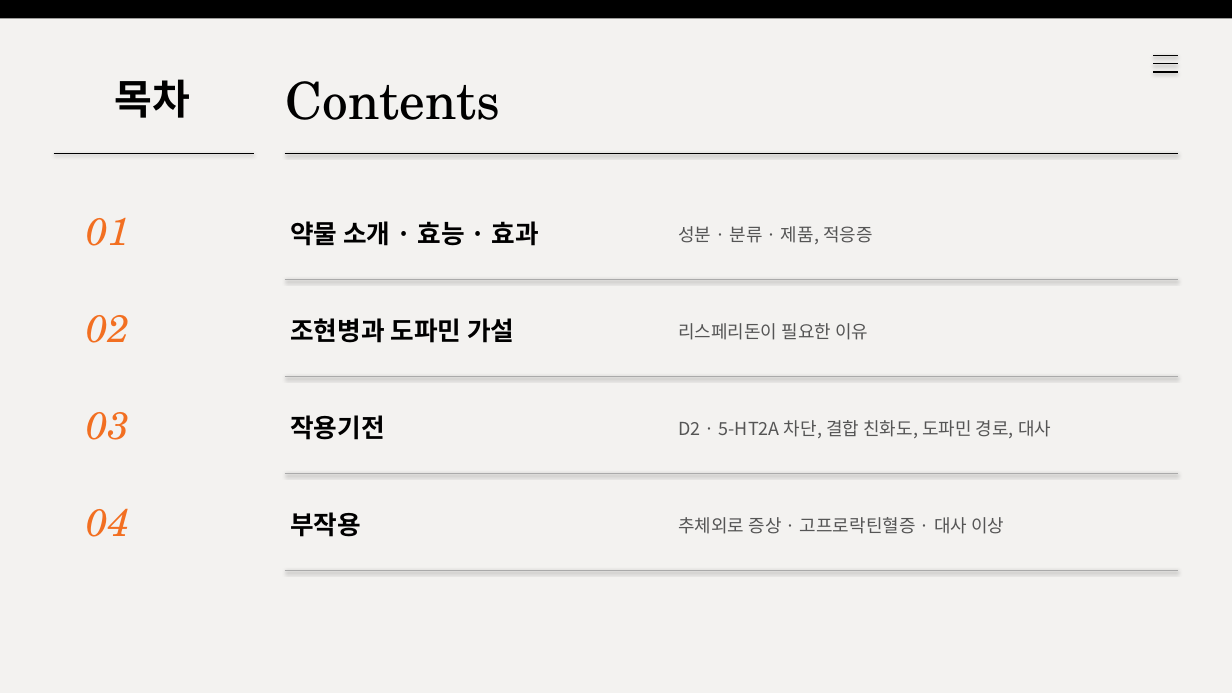
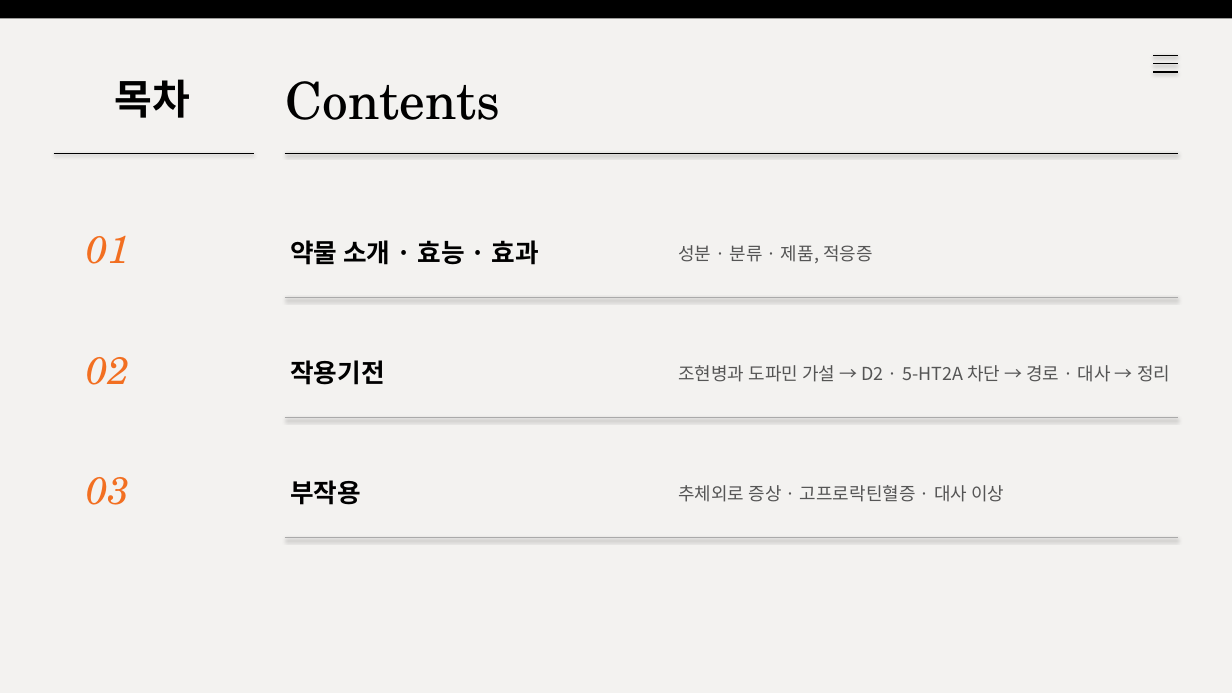
Before and after one commit to wlwl991123-prog/webtoon-app, a slide deck: slide 2 of risperidone.pptx. Drawn at 1232x693 pixels with LibreOffice and Linux fonts; fonts in the diff are those of the drawing. Boxes give left, top, right and bottom in pixels: in the first picture for what was removed or moved away, otherwise in the second. Text is boxed around its words. In the diff, an @@ line names an element or a change of style, - is before the commit and + after.

```diff
--- a/risperidone.pptx
+++ b/risperidone.pptx
@@ 3 texts, 1 line: place and size @@
-3 texts, 1 line at [87, 218, 1178, 279]
+3 texts, 1 line at [87, 236, 1178, 298]
@@ text removed at [290, 318, 514, 343] @@
-조현병과 도파민 가설
@@ text "02": place and size @@
-text "02" at [87, 315, 130, 343]
+text "02" at [87, 357, 130, 385]
@@ text "작용기전": place and size @@
-text "작용기전" at [290, 415, 385, 440]
+text "작용기전" at [290, 360, 385, 385]
@@ text at [678, 365, 1170, 382]: text changed @@
-리스페리돈이 필요한 이유
+조현병과 도파민 가설 → D2 · 5-HT2A 차단 → 경로 · 대사 → 정리
@@ line moved from (285, 376) - (1178, 376) to (285, 418) - (1178, 418) @@
@@ text removed at [678, 420, 1051, 438] @@
-D2 · 5-HT2A 차단, 결합 친화도, 도파민 경로, 대사
@@ text "03": place and size @@
-text "03" at [87, 412, 130, 440]
+text "03" at [87, 477, 130, 505]
@@ text "부작용": place and size @@
-text "부작용" at [290, 512, 361, 537]
+text "부작용" at [290, 480, 361, 505]
@@ text "추체외로 증상 · 고프로락틴혈증 · ...": place and size @@
-text "추체외로 증상 · 고프로락틴혈증 · ..." at [678, 517, 1004, 534]
+text "추체외로 증상 · 고프로락틴혈증 · ..." at [678, 485, 1004, 502]
@@ text removed at [87, 508, 130, 537] @@
-04
@@ line moved from (285, 473) - (1178, 473) to (285, 538) - (1178, 538) @@
@@ line removed from (285, 570) to (1178, 570) @@
```
Also in this commit, not shown: 8 other slides changed.
